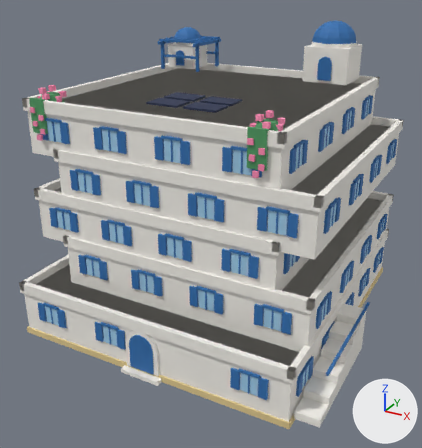
A saved change to the Blender file assets/managed-models/buildings/house-2x2-5f-aegean-a-solar/house-2x2-5f-aegean-a-solar.blend.
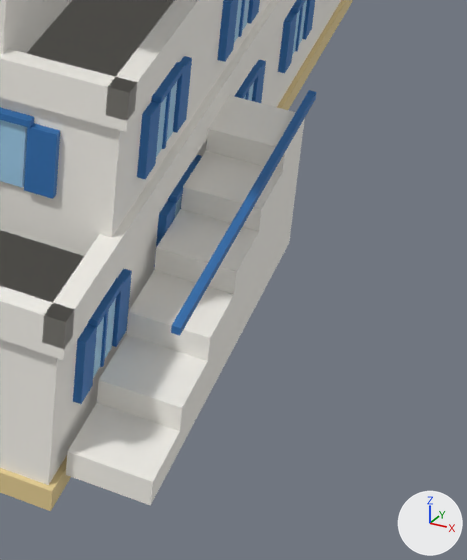
Each version is shown whole from a 50 mm camera at (1.62, -3.22, 2.19) aimed at (-0.06, -0.16, 0.67), then close up on the part from 65% to 98% of the width and 61% to 99% of the height. The axes (+X, +Y, +Z) are drawn at lower right. The lights are the same throughout. The older version's two pictures come first.

Objects in the first close-up: 'house-2x2-5f-aegean-a-solar'.
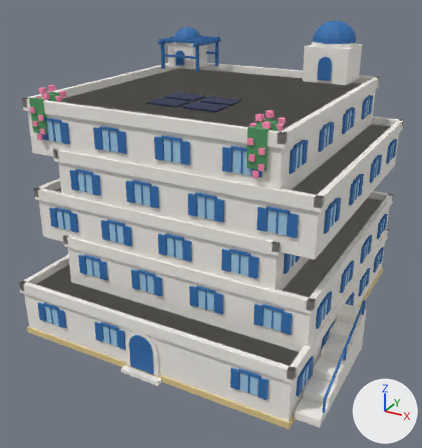
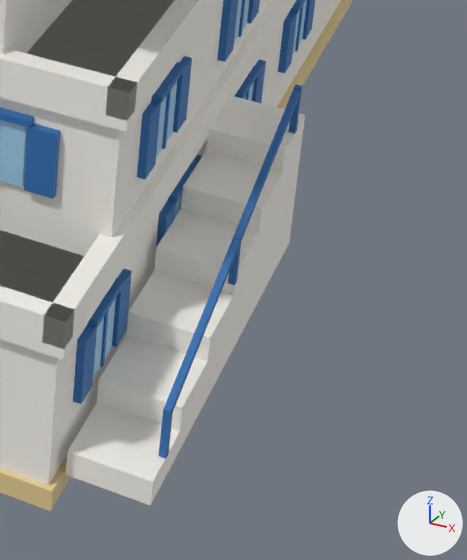
Location of each change, (x1, y1, x2, y2) in pixels of the close-ups (467 x 560 px; the box of a moved part takes in the faces that stretch with it):
part 1 of me_house_2x2_5f_aegean_a_solar, added (blue): after (159, 408, 173, 459)
part 2 of me_house_2x2_5f_aegean_a_solar, added: after (228, 236, 242, 285)
part 3 of me_house_2x2_5f_aegean_a_solar, added: after (288, 84, 302, 133)
part 4 of me_house_2x2_5f_aegean_a_solar, moved or reshaped: before (171, 90, 317, 336); after (164, 88, 300, 413)

Diff of the bpy script that builds the scene:
```diff
--- a/assets/managed-models/buildings/house-2x2-5f-aegean-a-solar/house-2x2-5f-aegean-a-solar.blend.py
+++ b/assets/managed-models/buildings/house-2x2-5f-aegean-a-solar/house-2x2-5f-aegean-a-solar.blend.py
@@ me_house_2x2_5f_aegean_a_solar @@
 # used by ob_house_2x2_5f_aegean_a_solar; location = (0.0, 0.0, 0.0)
 # verts and faces of me_house_2x2_5f_aegean_a_solar; kept vertices keep their numbers, new ones are numbered from 4212
 # before: 3580 (0.97, -0.85, 0.32) at pixel (170, 332), 3581 (0.99, -0.85, 0.32) at pixel (179, 335), 3582 (0.99, -0.07, 0.32) at pixel (315, 98), 3583 (0.97, -0.07, 0.32), 3584 (0.97, -0.85, 0.33) at pixel (171, 325)
 # before: 3585 (0.99, -0.85, 0.33) at pixel (180, 328), 3586 (0.99, -0.07, 0.33) at pixel (316, 92), 3587 (0.97, -0.07, 0.33) at pixel (309, 90)
-me_house_2x2_5f_aegean_a_solar.from_pydata(...)  # 4212 vertices, 3194 faces; spans x -1.0..0.99, y -1.0..1.0, z 0.0..1.87
+me_house_2x2_5f_aegean_a_solar.from_pydata(...)  # 4236 vertices, 3212 faces; spans x -1.0..0.99, y -1.0..1.0, z 0.0..1.87
+# me_house_2x2_5f_aegean_a_solar part 1: a new loose piece, a box spanning x 0.974..0.986, y -0.856..-0.844, z 0.087..0.179, in mat_m_house_2x2_5f_aegean_a_solar
+# me_house_2x2_5f_aegean_a_solar part 2: a new loose piece, a box spanning x 0.974..0.986, y -0.531..-0.519, z 0.203..0.295, in mat_m_house_2x2_5f_aegean_a_solar
+# me_house_2x2_5f_aegean_a_solar part 3: a new loose piece, a box spanning x 0.974..0.986, y -0.206..-0.194, z 0.32..0.412, in mat_m_house_2x2_5f_aegean_a_solar
+# me_house_2x2_5f_aegean_a_solar part 4
+for i in [3580, 3581, 3584, 3585]: verts[i] += (0.0, 0.0, -0.15)
+for i in [3582, 3583, 3586, 3587]: verts[i] += (0.0, -0.13, 0.08)
 me_house_2x2_5f_aegean_a_solar.materials.append(mat_m_house_2x2_5f_aegean_a_solar)
```
